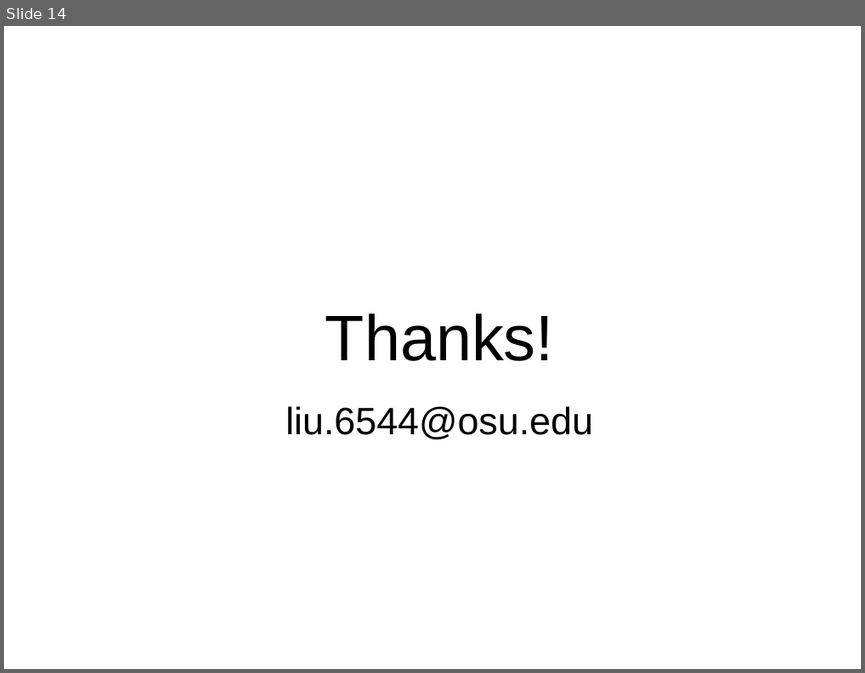
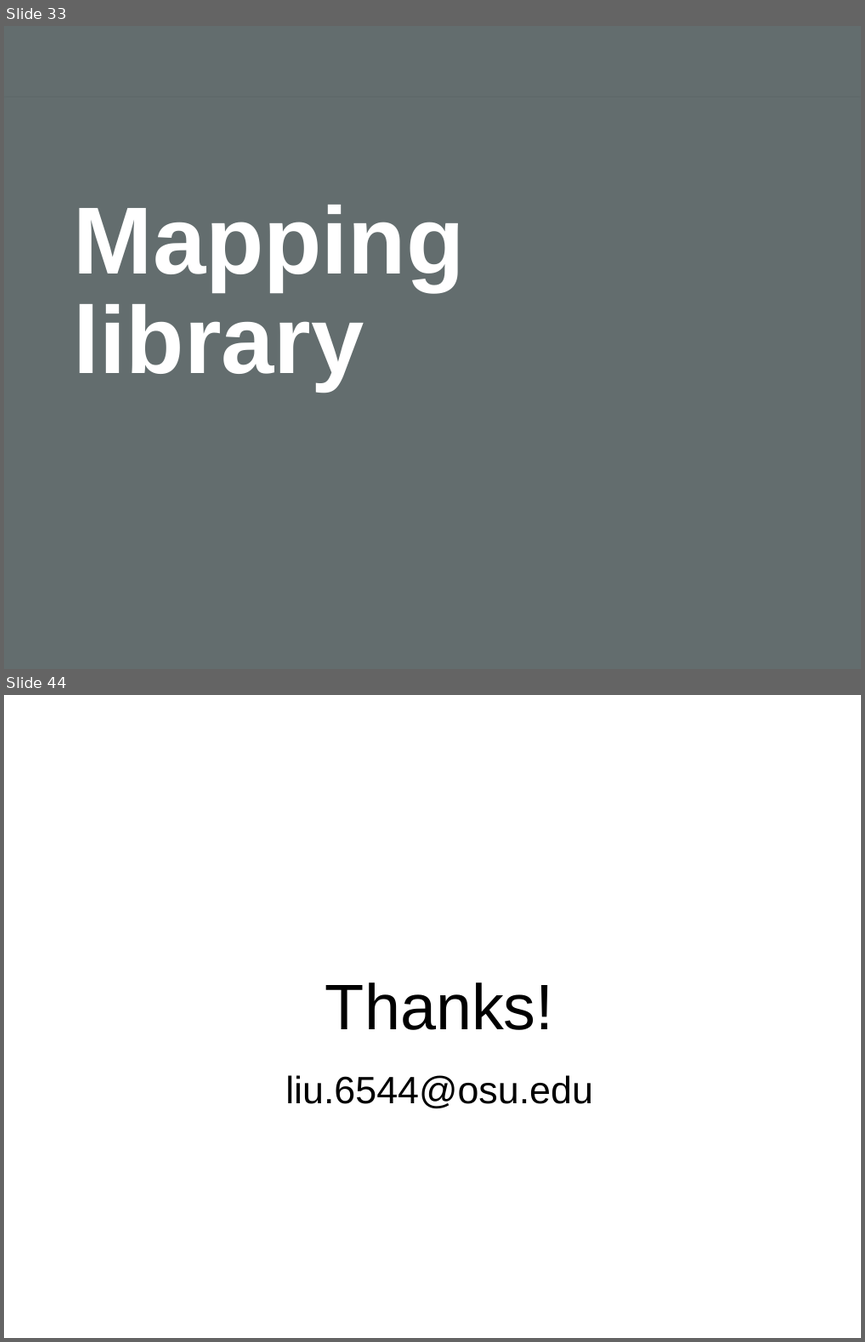
Before and after one commit to xiaohuiliugis/UCGIS-Fullstack-Geovisualization-Workshop, a slide deck: doc/presentation.pptx. Shown one above the other, each under a label of ours: slide 14 before the commit, slides 33 and 44 after it; the slides between them are not shown. The pictures are 865x673 and 865x1342 pixels, drawn with LibreOffice and Linux fonts; fonts in the diff are those of the drawing; background and template pictures are left out. Boxes give left, top, right and bottom in pixels: in the first picture for what was removed or moved away, otherwise in the second. Text is boxed around its words. In the diff, an @@ line names an element or a change of style, - is before the commit and + after.

```diff
--- a/doc/presentation.pptx
+++ b/doc/presentation.pptx
@@ slide 33 added at [4, 26, 861, 669], background #FFFFFF @@
@@ rectangle added at [4, 26, 861, 112], fill #636D6E @@
@@ rectangle added at [4, 98, 861, 669], fill #636D6E @@
@@ text added at [74, 204, 465, 391], 80 pt, text #FFFFFF, bold @@
+Mapping library
@@ what was slide 14 is now slide 44 @@
```
Also in this commit, not shown: 5 slides changed, 30 other slides added, 1 slide removed, 5 other files.
